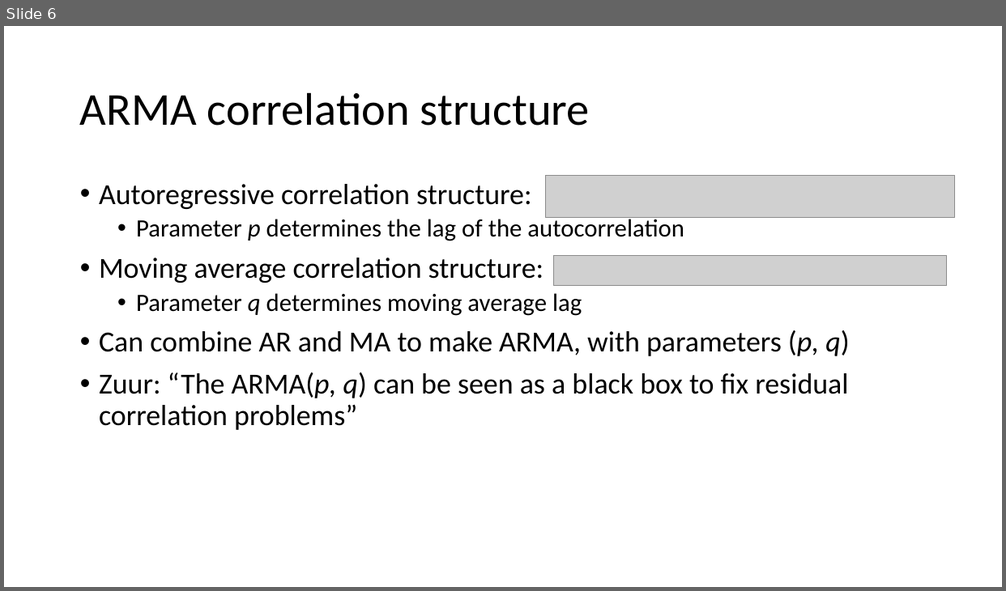
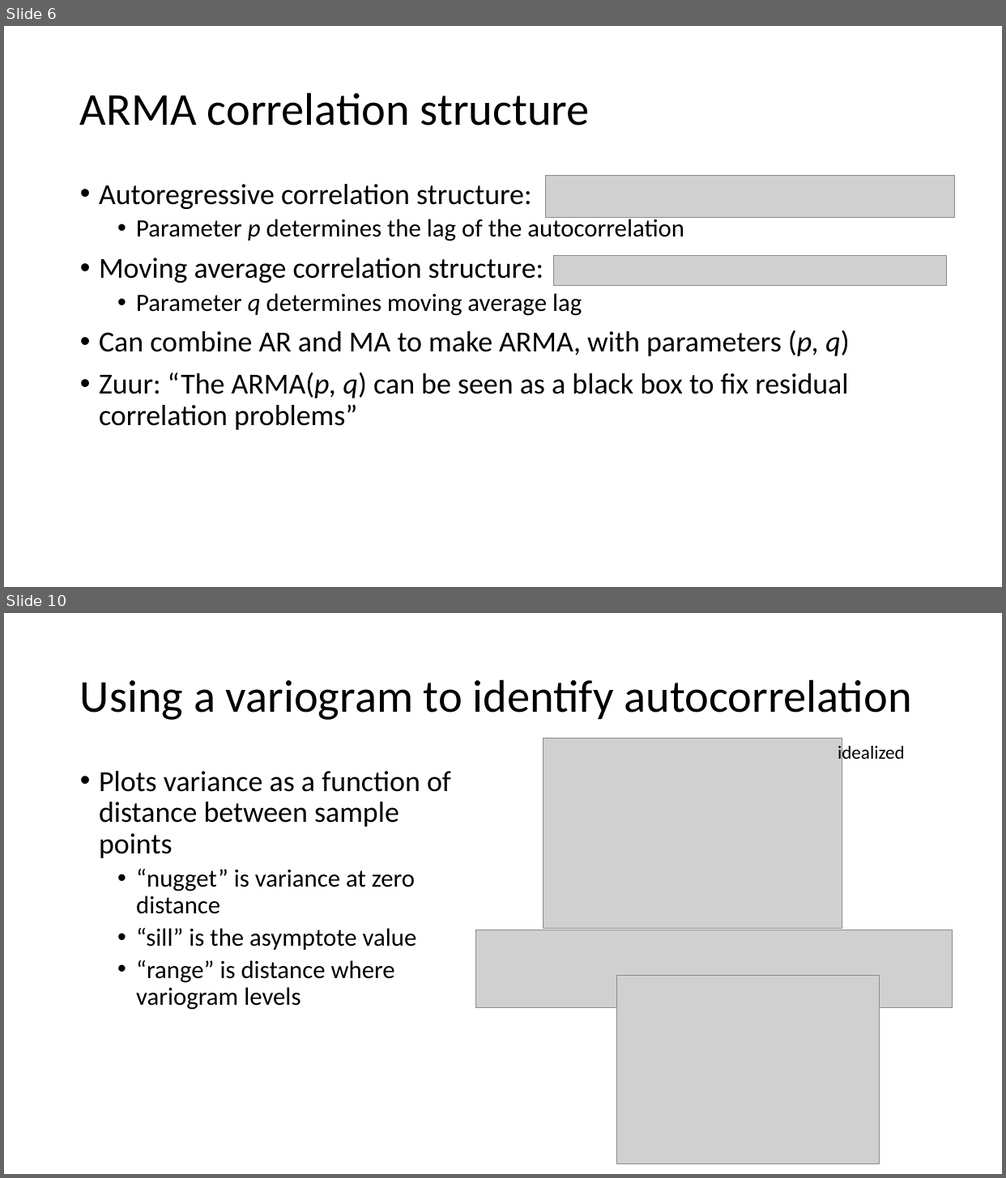
Before and after one commit to weverkaj/GLM-seminar, a slide deck: gls_presentation.pptx. Shown one above the other, each under a label of ours: slide 6 before the commit, slides 6 and 10 after it; the slides between them are not shown. The pictures are 1006x591 and 1006x1178 pixels, drawn with LibreOffice and Linux fonts; fonts in the diff are those of the drawing; grey boxes stand for pictures. Boxes give left, top, right and bottom in pixels: in the first picture for what was removed or moved away, otherwise in the second. Text is boxed around its words. In the diff, an @@ line names an element or a change of style, - is before the commit and + after.

```diff
--- a/gls_presentation.pptx
+++ b/gls_presentation.pptx
@@ slide 10 added at [4,613,1002,1174], background #FFFFFF @@
@@ title added at [80,679,912,720], 44 pt, text #000000 @@
+Using a variogram to identify autocorrelation
@@ picture added at [543,738,842,929] @@
@@ text added at [837,743,905,764], 18 pt, text #000000 @@
+idealized
@@ text added at [99,771,451,1010], 24 pt, text #000000 @@
+• Plots variance as a function of distance between sample points
+  • “nugget” is variance at zero distance
+  • “sill” is the asymptote value
+  • “range” is distance where variogram levels
@@ picture added at [476,930,953,1008] @@
@@ picture added at [616,975,879,1164] @@
```
Also in this commit, not shown: 4 slides changed, 4 other slides added, 2 other files.
